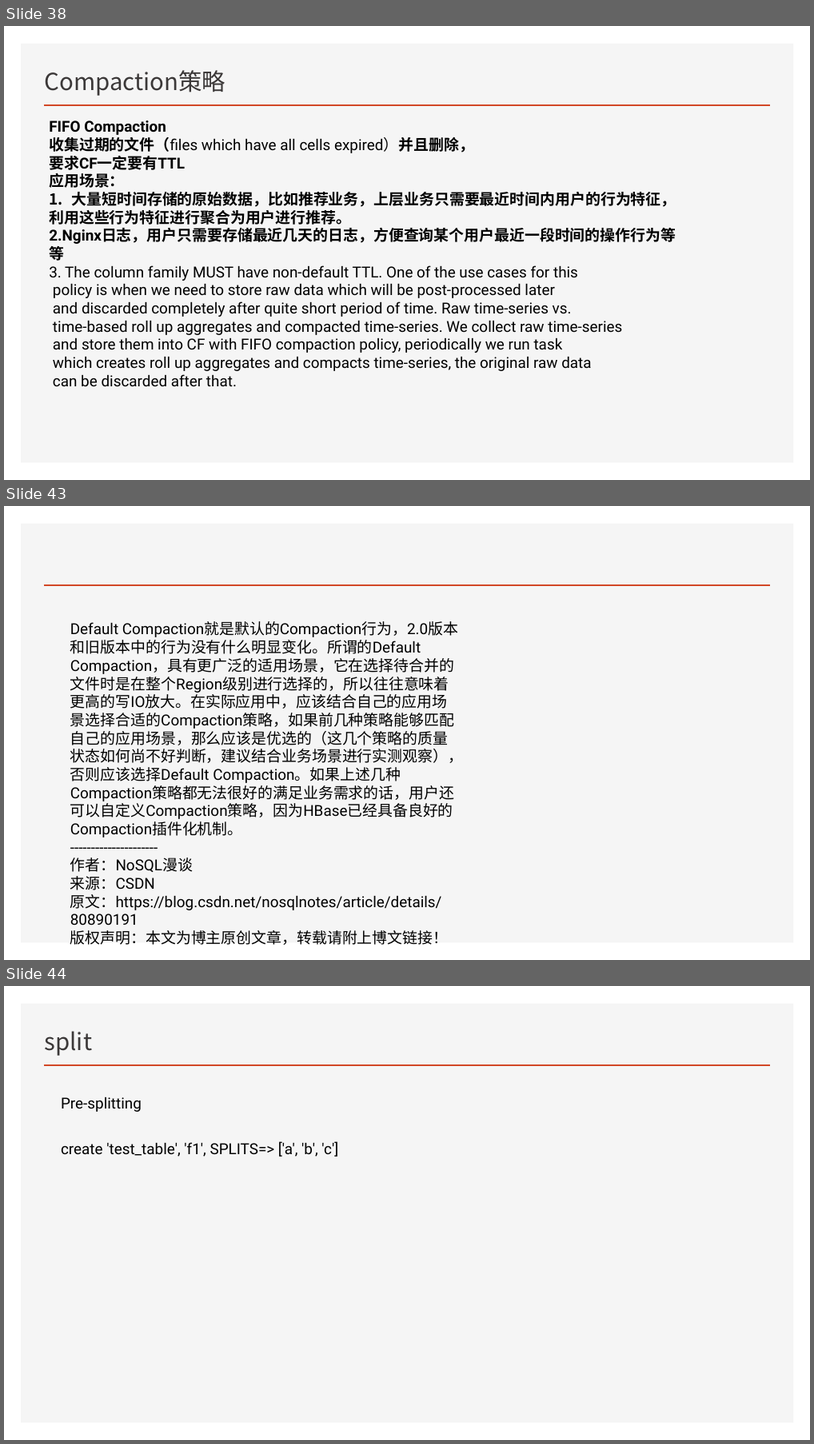
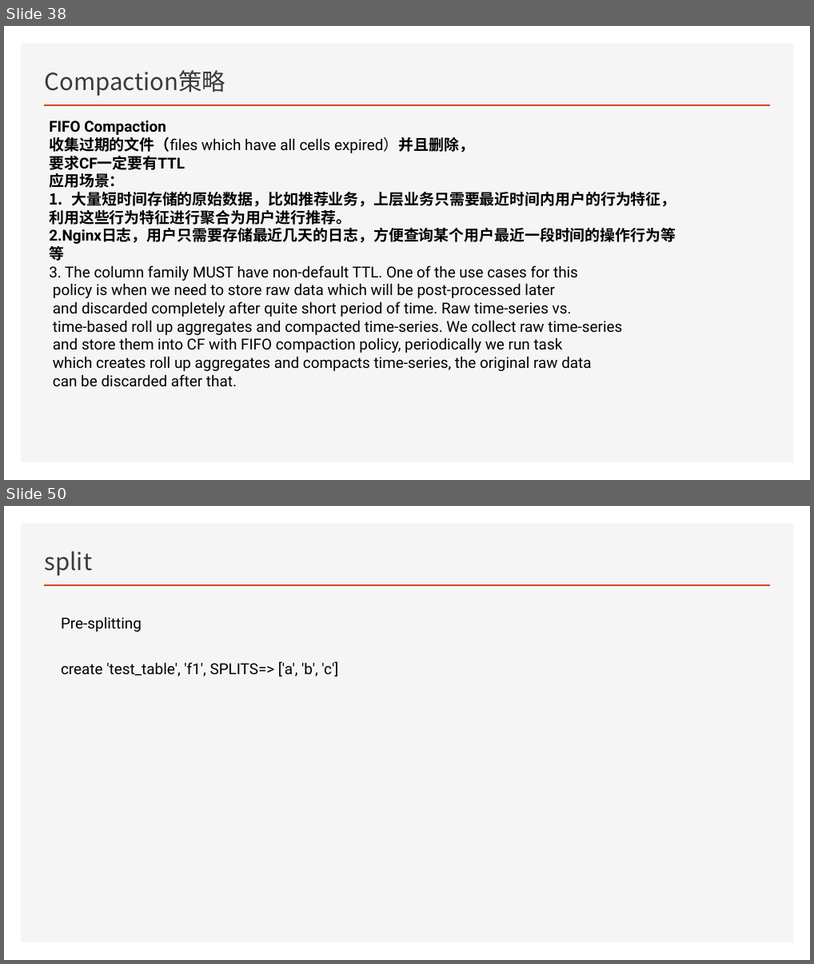
Before and after one commit to Zhangwusheng/Zhangwusheng.github.io, a slide deck: _posts/Hbase基本原理副本.pptx. Shown one above the other, each under a label of ours: slides 38, 43 and 44 before the commit, slides 38 and 50 after it; the slides between them are not shown. The pictures are 814x1444 and 814x964 pixels, drawn with LibreOffice and Linux fonts; fonts in the diff are those of the drawing. Boxes give left, top, right and bottom in pixels: in the first picture for what was removed or moved away, otherwise in the second. Text is boxed around its words. In the diff, an @@ line names an element or a change of style, - is before the commit and + after.

```diff
--- a/_posts/Hbase基本原理副本.pptx
+++ b/_posts/Hbase基本原理副本.pptx
@@ slide 43 removed at (x1=4, y1=506, x2=810, y2=960), background #FFFFFF; not listed: 2 template elements that a slide beside it also shows @@
@@ text removed at (x1=70, y1=621, x2=463, y2=944) @@
-Default Compaction就是默认的Compaction行为，2.0版本和旧版本中的行为没有什么明显变化。所谓的Default Compaction，具有更广泛的适用场景，它在选择待合并的文件时是在整个Region级别进行选择的，所以往往意味着更高的写IO放大。在实际应用中，应该结合自己的应用场景选择合适的Compaction策略，如果前几种策略能够匹配自己的应用场景，那么应该是优选的（这几个策略的质量状态如何尚不好判断，建议结合业务场景进行实测观察），否则应该选择Default Compaction。如果上述几种Compaction策略都无法很好的满足业务需求的话，用户还可以自定义Compaction策略，因为HBase已经具备良好的Compaction插件化机制。
----------------------
-作者：NoSQL漫谈
-来源：CSDN
-原文：https://blog.csdn.net/nosqlnotes/article/details/80890191
-版权声明：本文为博主原创文章，转载请附上博文链接！
@@ what was slide 44 is now slide 50 @@
```
Also in this commit, not shown: 2 slides changed, 10 slides added, 2 other slides removed, 1 other file.
